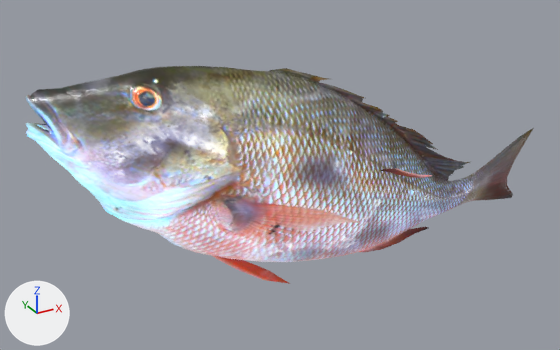
The glTF model Pages/import-oversight/Assets/Models/fish-bad.gltf: old version first, new version second.
Before and after are seen from a camera (50 mm lens) standing at (-0.0856, -0.1598, 0.0769) and looking at (0.0055, 0.0057, -0.0058). The lights are fixed; the arrows at lower left show +X, +Y and +Z.

In view in the first picture: 'mk_fish_bad'.
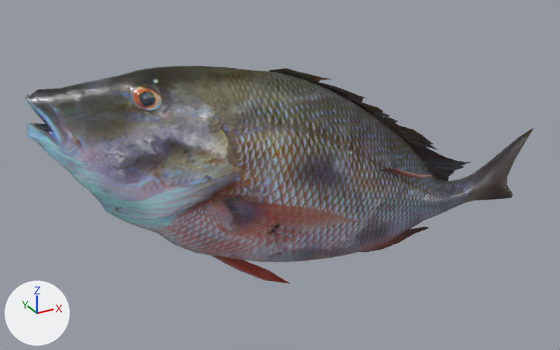
Pixel boxes (x1, y1, x2, y2) of what changed, in the pictures (560 x 350 px):
```json
{"object": "mk_fish_bad", "change": "surface changed", "before": [25, 66, 534, 284], "after": [25, 66, 534, 284]}
```

Scene script edits in JSON lines:
```json
{"block": "mat_mk_fish_rotten", "change": "nodes: BsdfPrincipled, Math, NormalMap, OutputMaterial, SeparateColor, TexImage x4"}
{"block": "mat_mk_fish_rotten", "change": "nodes: BsdfPrincipled, Math, NormalMap, OutputMaterial, SeparateColor, TexImage x3"}
```
